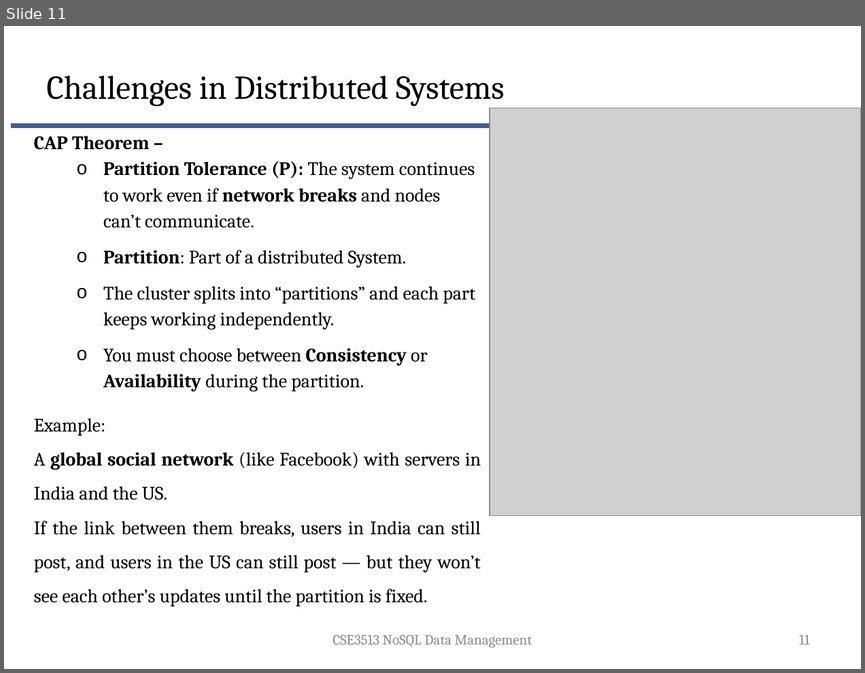
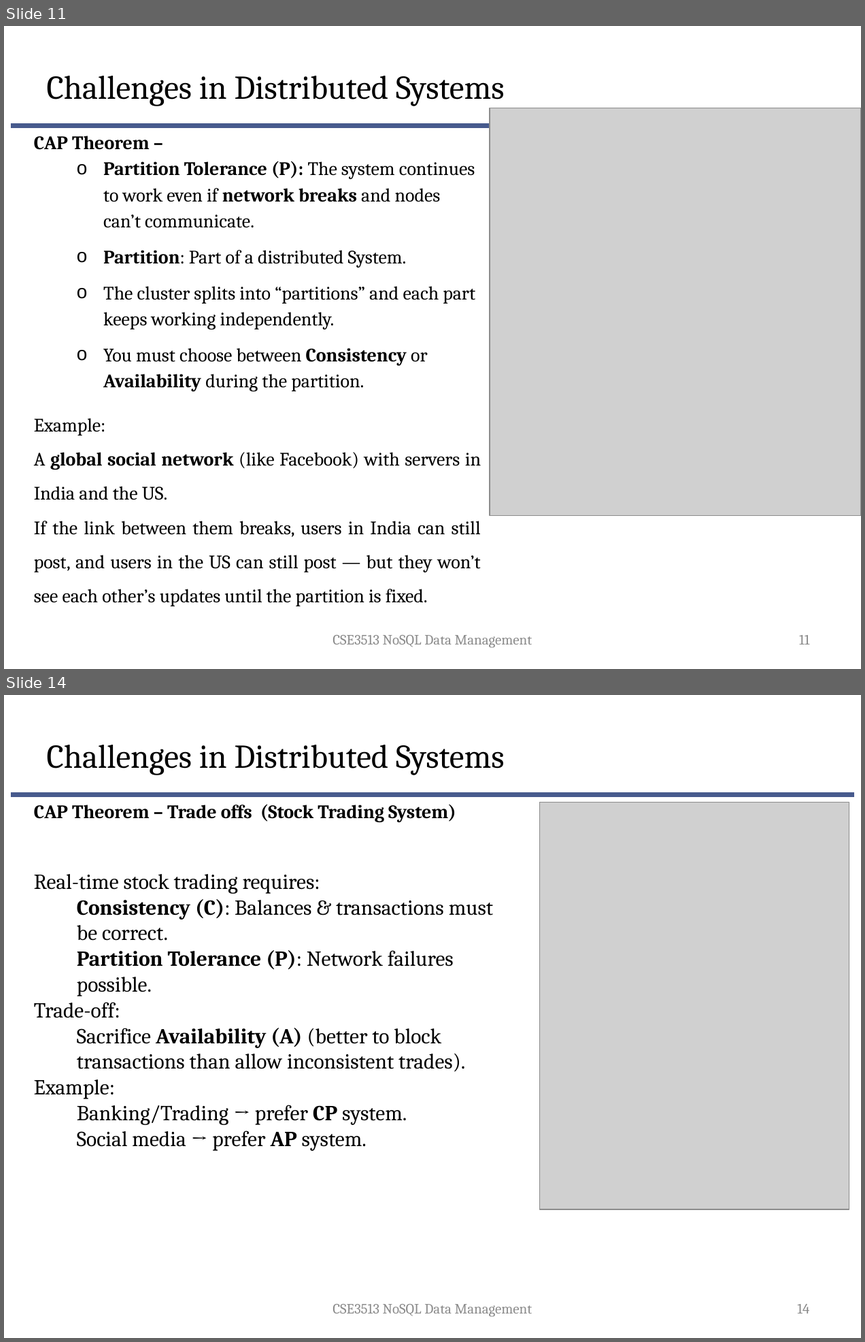
Before and after one commit to suniljeevan/NOSQL-2025, a slide deck: THEORY COURSE MATERIALS/Module 2.pptx. Shown one above the other, each under a label of ours: slide 11 before the commit, slides 11 and 14 after it; the slides between them are not shown. The pictures are 865x673 and 865x1342 pixels, drawn with LibreOffice and Linux fonts; fonts in the diff are those of the drawing; grey boxes stand for pictures; background and template pictures are left out. Boxes give left, top, right and bottom in pixels: in the first picture for what was removed or moved away, otherwise in the second. Text is boxed around its words. In the diff, an @@ line names an element or a change of style, - is before the commit and + after.

```diff
--- a/THEORY COURSE MATERIALS/Module 2.pptx
+++ b/THEORY COURSE MATERIALS/Module 2.pptx
@@ slide 14 added at (x1=4, y1=695, x2=861, y2=1338), background #FFFFFF; not listed: 1 template element that a slide beside it also shows @@
@@ text added at (x1=47, y1=745, x2=504, y2=775), 28 pt, text #000000 @@
+Challenges in Distributed Systems
@@ text added at (x1=34, y1=804, x2=493, y2=1151), 18 pt, text #000000 @@
+CAP Theorem – Trade offs (Stock Trading System)
+Real-time stock trading requires:
+  Consistency (C): Balances & transactions must be correct.
+  Partition Tolerance (P): Network failures possible.
+Trade-off:
+  Sacrifice Availability (A) (better to block transactions than allow inconsistent trades).
+Example:
+  Banking/Trading → prefer CP system.
+  Social media → prefer AP system.
@@ picture added at (x1=540, y1=802, x2=849, y2=1209) @@
@@ text added at (x1=332, y1=1304, x2=532, y2=1317), 12 pt, text #8C8C8C @@
+CSE3513 NoSQL Data Management
@@ page number added at (x1=797, y1=1304, x2=809, y2=1313), 12 pt, text #898989 @@
+14
```
Also in this commit, not shown: 1 slide changed, 1 other slide added.
